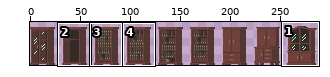
Sprite sheet, stored at Assets/Sprites/Sprites Decoraciones/WarDroves.png. Above, an overview of the earlier version with the close-up marked.
Close-up. Before the commit:
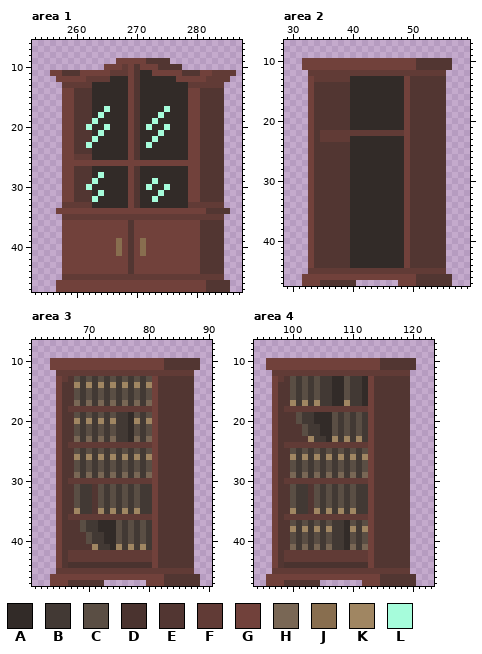
The file is 288x48 pixels. Colours within 5 levels of each other are drawn and written as one. Shown: area 1: x 253..287, y 6..47; area 2: x 29..59, y 7..47; area 3: x 61..90, y 7..47; area 4: x 94..123, y 7..47. The wide view leaves out empty margins. The commit also changed other parts of the picture, which this record leaves out.
Palette (. is transparent): A #322b28  B #423934  C #5a4e44  D #4a332f  E #523632  F #613b36  G #71413b  H #796755  J #886e4f  K #a08662  L #a6fcdb
Once edited:
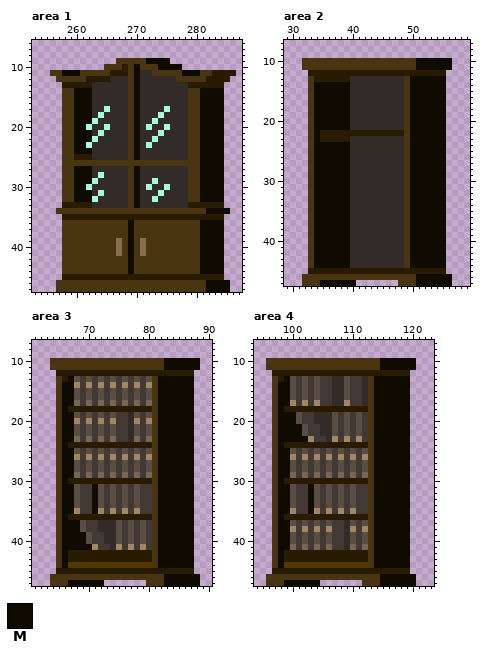
Colours new in this view: M #100b01
Edits made:
Colour D changes from #4a332f to #543800.
Colour F changes from #613b36 to #291b00.
Colour G changes from #71413b to #493611.
Area 1:
Colour E gives way to colour M in row 9 at x 272 to 275; in row 10 at x 270 and 274 to 277; in row 11 at x 258 to 260, 270 and 278 to 280; in rows 12 to 13 at x 270; in rows 14 to 19 at x 260 to 262, 270 and 281 to 284; in row 20 at x 260 to 261, 270 and 281 to 284.
Colour E gives way to colour M in rows 21 to 22 at x 260 to 262, 270 and 281 to 284; in row 23 at x 260 to 261, 270 and 281 to 284; in row 24 at x 260 to 262, 270 and 281 to 284; in row 25 at x 270 and 281 to 284; in row 26 at x 281 to 284; in rows 27 to 29 at x 260 to 262, 270 and 281 to 284.
Colour E gives way to colour M in row 30 at x 260 to 261, 270 and 281 to 284; in rows 31 to 32 at x 260 to 262, 270 and 281 to 284; in row 33 at x 270; in row 34 at x 282 to 285; in rows 36 to 44 at x 269 and 281 to 284; in rows 46 to 47 at x 282 to 285.
Area 2:
Colour E gives way to colour M in rows 10 to 11 at x 51 to 56; in row 13 at x 50 to 55; in rows 14 to 21 at x 34 to 39 and 50 to 55; in rows 22 to 23 at x 34 and 50 to 55; in rows 24 to 44 at x 34 to 39 and 50 to 55; in row 46 at x 51 to 56.
Colour E gives way to colour M in row 47 at x 35 to 40 and 51 to 56.
Area 3:
Colour E gives way to colour M in rows 10 to 11 at x 83 to 88; in row 13 at x 67 and 82 to 87; in rows 14 to 17 at x 66 to 67 and 82 to 87; in row 18 at x 66 and 82 to 87; in rows 19 to 23 at x 66 to 67 and 82 to 87; in row 24 at x 66 and 82 to 87.
Colour E gives way to colour M in rows 25 to 29 at x 66 to 67 and 82 to 87; in row 30 at x 66 and 82 to 87; in rows 31 to 35 at x 66 to 67, 71 and 82 to 87; in row 36 at x 66 and 82 to 87; in rows 37 to 38 at x 66 to 68 and 82 to 87; in rows 39 to 40 at x 66 to 69 and 82 to 87.
Colour E gives way to colour M in row 41 at x 66 to 70 and 82 to 87; in rows 42 to 44 at x 66 and 82 to 87; in row 46 at x 83 to 88; in row 47 at x 67 to 72 and 83 to 88.
Area 4:
Colour E gives way to colour M in rows 10 to 11 at x 115 to 120; in row 13 at x 99 and 114 to 119; in rows 14 to 17 at x 98 to 99 and 114 to 119; in row 18 at x 98 and 114 to 119; in rows 19 to 20 at x 98 to 100 and 114 to 119; in rows 21 to 22 at x 98 to 101 and 114 to 119.
Colour E gives way to colour M in row 23 at x 98 to 102 and 114 to 119; in row 24 at x 98 and 114 to 119; in rows 25 to 29 at x 98 to 99 and 114 to 119; in row 30 at x 98 and 114 to 119; in rows 31 to 35 at x 98 to 99, 103 and 114 to 119; in row 36 at x 98 and 114 to 119.
Colour E gives way to colour M in rows 37 to 41 at x 98 to 99 and 114 to 119; in rows 42 to 44 at x 98 and 114 to 119; in row 46 at x 115 to 120; in row 47 at x 99 to 104 and 115 to 120.
Changed places in both close-ups, as pixel boxes (x1, y1, x2, y2):
changed: (50, 58, 236, 292)
changed: (302, 58, 452, 286)
changed: (50, 358, 200, 586)
changed: (266, 358, 416, 586)
